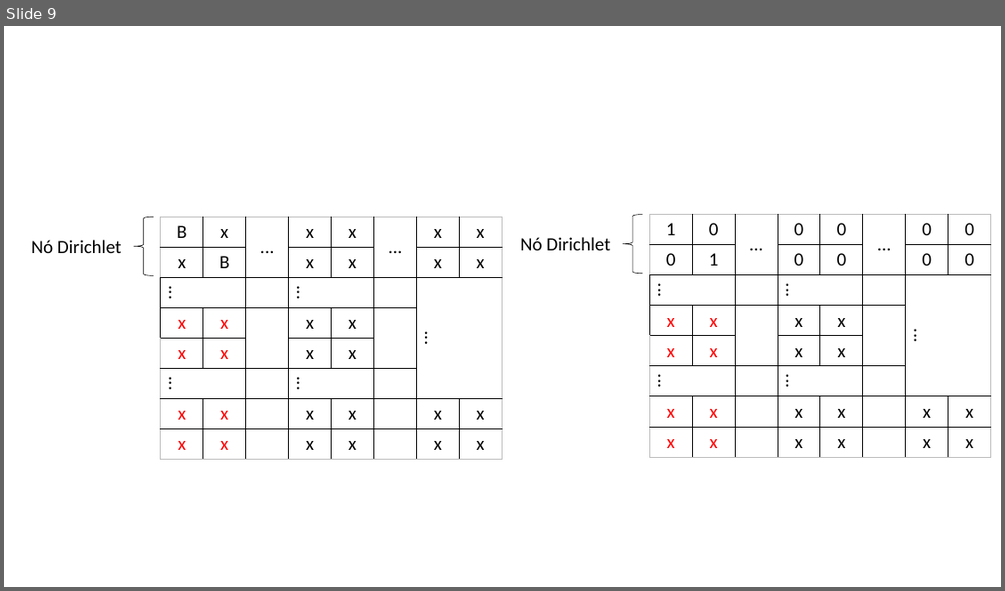
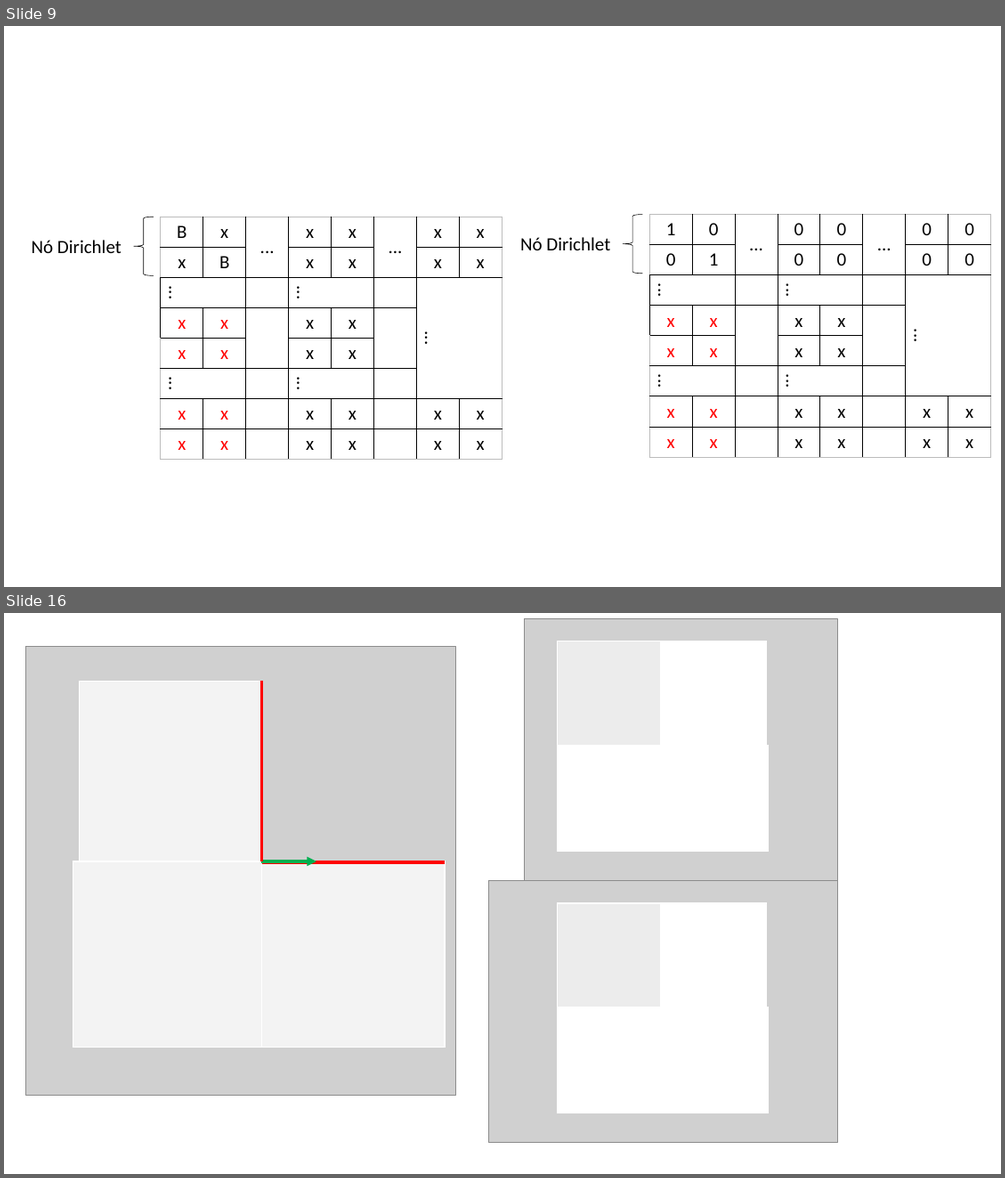
Before and after one commit to mtsodf/TeseMestrado, a slide deck: Outros/MestradoFiguras.pptx. Shown one above the other, each under a label of ours: slide 9 before the commit, slides 9 and 16 after it; the slides between them are not shown. The pictures are 1005x591 and 1005x1178 pixels, drawn with LibreOffice and Linux fonts; fonts in the diff are those of the drawing; grey boxes stand for pictures. Boxes give left, top, right and bottom in pixels: in the first picture for what was removed or moved away, otherwise in the second. Text is boxed around its words. In the diff, an @@ line names an element or a change of style, - is before the commit and + after.

```diff
--- a/Outros/MestradoFiguras.pptx
+++ b/Outros/MestradoFiguras.pptx
@@ slide 16 added at bbox=[4, 613, 1001, 1174], background #FFFFFF @@
@@ picture added at bbox=[525, 618, 837, 880] @@
@@ picture added at bbox=[25, 647, 455, 1095] @@
@@ rectangle added at bbox=[558, 641, 662, 746], fill #FFFFFF at 60% opacity, outline #FFFFFF 1 pt @@
@@ rectangle added at bbox=[662, 641, 767, 746], fill #FFFFFF, outline #FFFFFF 1 pt @@
@@ rectangle added at bbox=[80, 681, 263, 861], fill #FFFFFF at 75% opacity, outline #FFFFFF 1 pt @@
@@ line added from (262, 681) to (262, 861), #FF0000 3 pt @@
@@ rectangle added at bbox=[558, 746, 662, 852], fill #FFFFFF, outline #FFFFFF 1 pt @@
@@ rectangle added at bbox=[662, 746, 769, 852], fill #FFFFFF, outline #FFFFFF 1 pt @@
@@ rectangle added at bbox=[73, 861, 262, 1046], fill #FFFFFF at 75% opacity, outline #FFFFFF 1 pt @@
@@ rectangle added at bbox=[262, 861, 445, 1046], fill #FFFFFF at 75% opacity, outline #FFFFFF 1 pt @@
@@ line added from (445, 863) to (262, 863), #FF0000 3 pt @@
@@ arrow added from (262, 861) to (316, 861), #00B050 3 pt @@
@@ picture added at bbox=[488, 880, 838, 1142] @@
@@ rectangle added at bbox=[558, 903, 662, 1007], fill #FFFFFF at 60% opacity, outline #FFFFFF 1 pt @@
@@ rectangle added at bbox=[662, 903, 767, 1007], fill #FFFFFF, outline #FFFFFF 1 pt @@
@@ rectangle added at bbox=[558, 1007, 662, 1113], fill #FFFFFF, outline #FFFFFF 1 pt @@
@@ rectangle added at bbox=[662, 1007, 769, 1113], fill #FFFFFF, outline #FFFFFF 1 pt @@
```
Also in this commit, not shown: 11 other slides added.
